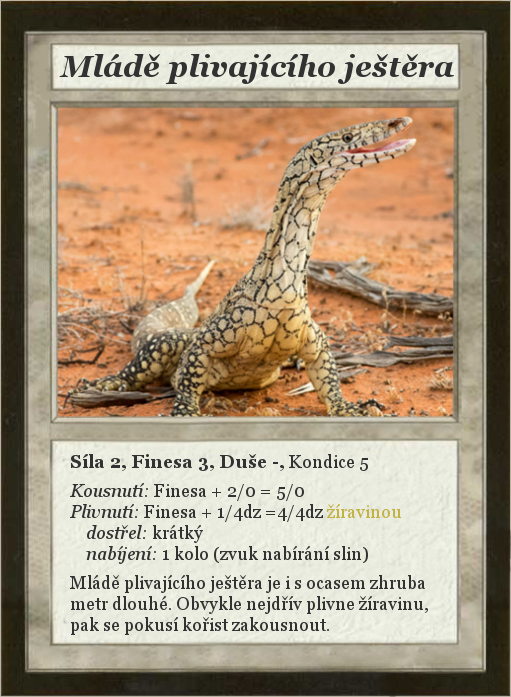
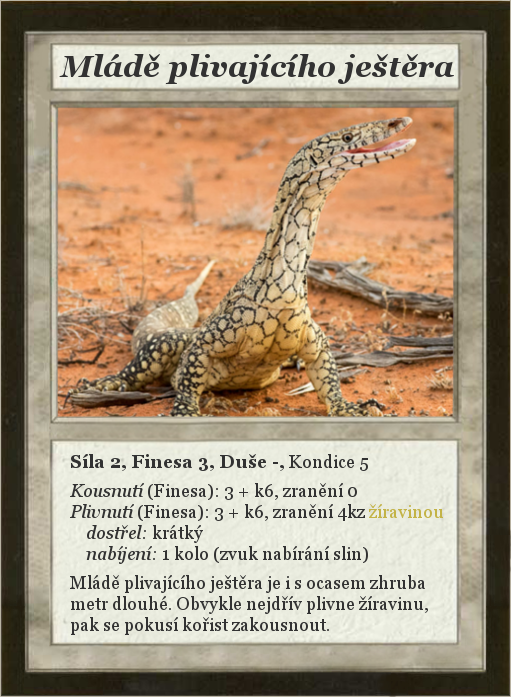
Layered file, before and after one edit (511×697). Changes by layer:
painted on "Síla 2, Finesa 3, Duše -, Kond..." over bbox(135, 483, 443, 522)
